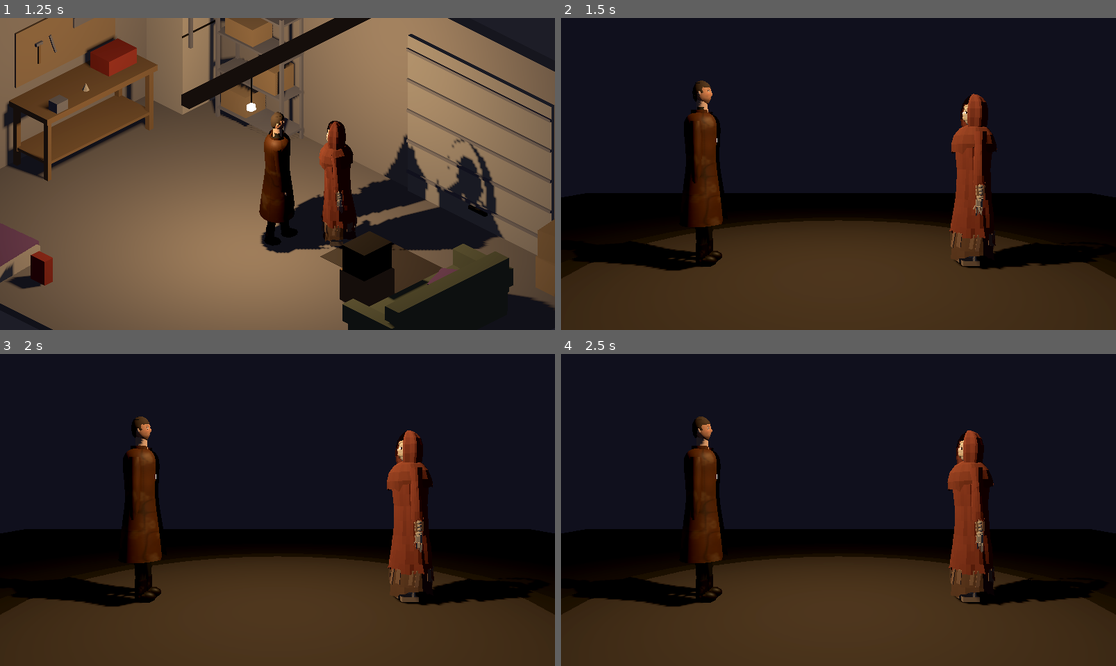
Above: before the commit, frames 1-4 (two rows, left to right).
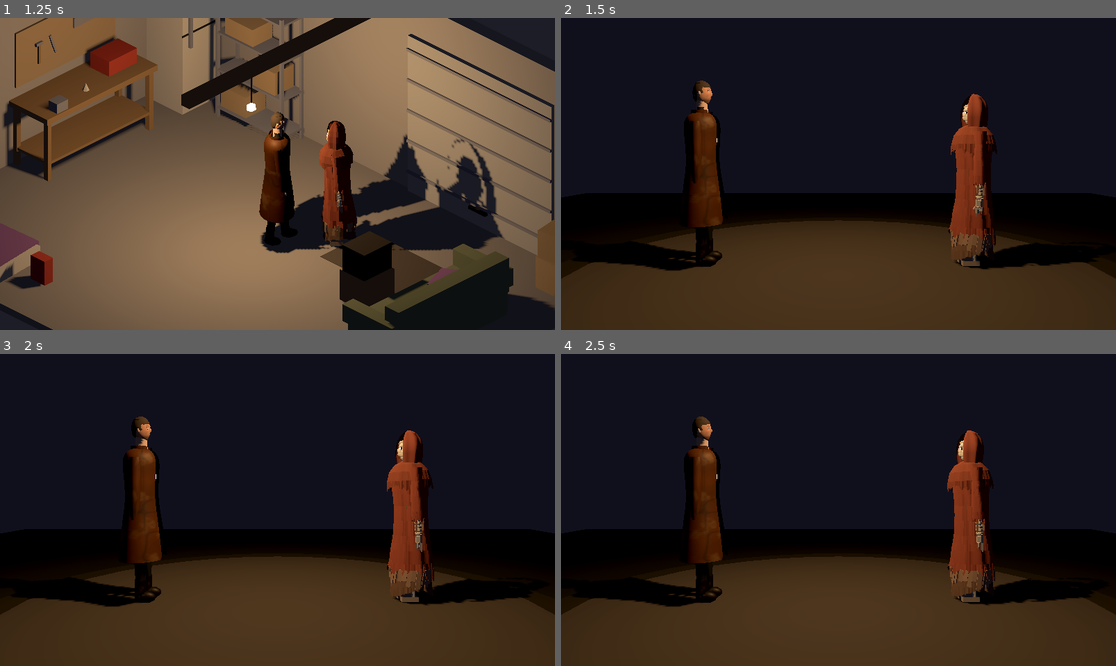
Above: after the commit, the same moments.

Repository: klhall1987/eldritch-tactics
Game: Godot game, scene res://scenes/main.tscn
Two runs of this game, one before a commit and one after it. Both use one fixed random seed, a clock stepped at 60 frames per second and the inputs below.
Inputs (mouse positions are in pixels of both pictures, inside the frame that each line leads up to):
- Up to frame 1 (1.25 s): tap Enter at 0.5 s; move the mouse to (399, 158) at 0.52 s; hold D (move_right) from 0.53 s (still down); hold Shift from 0.53 s (still down); click (399, 158) at 0.67 s
- Up to frame 2 (1.5 s): release D (move_right) at 1.25 s; release Shift at 1.25 s; drag from (727, 189) to (810, 236) at 1.27 s
- Up to frame 3 (2 s): no input
- Up to frame 4 (2.5 s): move the mouse to (894, 441) at 2.02 s; hold D (move_right) from 2.03 s (still down); tap Ctrl at 2.1 s

Frame 1 is identical in both runs. In frame 2, 0.5% of the frame differs, in the area x 69-89%, y 24-81%; in frame 3, 0.5%; in frame 4, 0.5%.

Commit message:
Update Cultist combat model

Diff:
--- a/scenes/combat.tscn
+++ b/scenes/combat.tscn
@@ -2,7 +2,7 @@
 
 [ext_resource type="Script" path="res://scripts/combat.gd" id="1_combat"]
 [ext_resource type="PackedScene" uid="uid://dc2js3wb5xuy3" path="res://assets/models/characters/detective_combat.glb" id="2_detective"]
-[ext_resource type="PackedScene" uid="uid://c5mx8nhifwxod" path="res://assets/models/characters/cultist.glb" id="3_cultist"]
+[ext_resource type="PackedScene" uid="uid://bsy0voq5d0a77" path="res://assets/models/characters/cultist_combat.glb" id="3_cultist"]
 [ext_resource type="Script" path="res://scripts/flicker_light.gd" id="4_flicker"]
 
 [sub_resource type="Environment" id="Environment_combat"]
--- /dev/null
+++ b/tests/unit/test_cultist_combat_model.gd
@@ -0,0 +1,198 @@
+extends GutTest
+# The cultist's combat model (ticket #33): a more detailed cultist_combat.glb, built by the same
+# script at a higher detail level, used by the combat screen, while the garage keeps cultist.glb.
+# It's measured the way #22's tests (tests/unit/test_cultist_detail.gd) measure the garage model.
+
+const GARAGE_MODEL := "res://assets/models/characters/cultist.glb"
+const COMBAT_MODEL := "res://assets/models/characters/cultist_combat.glb"
+const COMBAT_SCENE := "res://scenes/combat.tscn"
+const FACE_PREFIXES := ["face", "skin"]
+const CLOTHES_PREFIXES := ["robe", "rag", "wrap"]
+
+
+# Loads and instantiates a model, or returns null (after failing the test).
+func _model(path: String) -> Node3D:
+	var packed: PackedScene = load(path)
+	assert_not_null(packed, "the model %s loads" % path)
+	if packed == null:
+		return null
+	var model := packed.instantiate() as Node3D
+	add_child_autofree(model)
+	return model
+
+
+# Every surface of a model as {"material": String, "emissive": bool, "points":
+# PackedVector3Array (in the model's space), "triangles": Array of [Vector3, Vector3, Vector3]}.
+func _surfaces(model: Node3D) -> Array:
+	var surfaces := []
+	for mi: MeshInstance3D in model.find_children("*", "MeshInstance3D", true, false):
+		var to_model := model.global_transform.affine_inverse() * mi.global_transform
+		for s in mi.mesh.get_surface_count():
+			var arrays := mi.mesh.surface_get_arrays(s)
+			var points := PackedVector3Array()
+			for v in arrays[Mesh.ARRAY_VERTEX]:
+				points.append(to_model * v)
+			var indices = arrays[Mesh.ARRAY_INDEX]
+			if indices == null or indices.is_empty():
+				indices = range(points.size())
+			var triangles := []
+			for t in range(0, indices.size() - 2, 3):
+				triangles.append([points[indices[t]], points[indices[t + 1]], points[indices[t + 2]]])
+			var material := mi.get_active_material(s) as BaseMaterial3D
+			surfaces.append({
+				"material": material.resource_name if material != null else "",
+				"emissive": material != null and material.emission_enabled,
+				"points": points,
+				"triangles": triangles,
+			})
+	return surfaces
+
+
+func _is(surface: Dictionary, prefixes: Array) -> bool:
+	for prefix: String in prefixes:
+		if String(surface.material).begins_with(prefix):
+			return true
+	return false
+
+
+func _bounds(surfaces: Array) -> AABB:
+	var box := AABB()
+	var first := true
+	for surface in surfaces:
+		for p: Vector3 in surface.points:
+			box = AABB(p, Vector3.ZERO) if first else box.expand(p)
+			first = false
+	return box
+
+
+func _triangles(surfaces: Array) -> int:
+	var total := 0
+	for surface in surfaces:
+		total += surface.triangles.size()
+	return total
+
+
+# Face and skin triangles in the top 25% of the height, as #22 counts them.
+func _face_triangles(surfaces: Array) -> int:
+	var box := _bounds(surfaces)
+	var face_line := box.position.y + 0.75 * box.size.y
+	var count := 0
+	for surface in surfaces:
+		if _is(surface, FACE_PREFIXES) and not _is(surface, CLOTHES_PREFIXES):
+			for tri in surface.triangles:
+				if (tri[0] + tri[1] + tri[2]).y / 3.0 >= face_line:
+					count += 1
+	return count
+
+
+func _direction(p: Vector3) -> float:
+	return fposmod(rad_to_deg(atan2(p.x, p.z)), 360.0)
+
+
+func _bone_names(model: Node) -> Array:
+	var names := []
+	for skeleton: Skeleton3D in model.find_children("*", "Skeleton3D", true, false):
+		for i in skeleton.get_bone_count():
+			names.append(skeleton.get_bone_name(i))
+	names.sort()
+	return names
+
+
+# Given the project, when res://assets/models/characters/cultist_combat.glb is loaded, then it
+# loads, and has at least twice as many triangles as cultist.glb and at most 40000.
+func test_combat_model_is_twice_as_detailed():
+	var garage := _model(GARAGE_MODEL)
+	var combat := _model(COMBAT_MODEL)
+	if garage == null or combat == null:
+		return
+	var garage_triangles := _triangles(_surfaces(garage))
+	var combat_triangles := _triangles(_surfaces(combat))
+	assert_gte(combat_triangles, 2 * garage_triangles,
+		"the combat model has at least twice the garage model's %d triangles (has %d)" % [garage_triangles, combat_triangles])
+	assert_lte(combat_triangles, 40000, "the combat model has at most 40000 triangles (has %d)" % combat_triangles)
+
+
+# Given the combat model, when its clothes and face are measured the way #22's tests measure the
+# garage model, then it is still rounded and ragged (at least 16 directions at 0.5-0.7 m, at least 3
+# clothes materials, a hem spread of at least 0.08 m), with at least twice the garage model's face
+# triangles.
+func test_combat_model_is_still_rounded_and_ragged_with_a_finer_face():
+	var garage := _model(GARAGE_MODEL)
+	var combat := _model(COMBAT_MODEL)
+	if garage == null or combat == null:
+		return
+	var surfaces := _surfaces(combat)
+	var directions := {}
+	var lowest := {}  # sector -> lowest clothes height in it
+	var materials := {}
+	for surface in surfaces:
+		if not _is(surface, CLOTHES_PREFIXES):
+			continue
+		materials[surface.material] = true
+		for p: Vector3 in surface.points:
+			if p.y >= 0.5 and p.y <= 0.7:
+				directions[int(_direction(p) / 5.0)] = true
+			var sector := int(_direction(p) / 22.5) % 16
+			lowest[sector] = minf(lowest.get(sector, INF), p.y)
+	assert_gte(directions.size(), 16, "the clothes at 0.5-0.7 m face at least 16 directions (face %d)" % directions.size())
+	assert_gte(materials.size(), 3, "the clothes use at least 3 materials (use %s)" % [materials.keys()])
+	assert_eq(lowest.size(), 16, "the clothes reach all 16 sectors around the cultist")
+	if lowest.size() == 16:
+		var hem: Array = lowest.values()
+		assert_gte(hem.max() - hem.min(), 0.08, "the hem is ragged (spread %.3f m)" % (hem.max() - hem.min()))
+	var garage_face := _face_triangles(_surfaces(garage))
+	var combat_face := _face_triangles(surfaces)
+	assert_gte(combat_face, 2 * garage_face,
+		"the face has at least twice the garage model's %d triangles (has %d)" % [garage_face, combat_face])
+
+
+# Given the combat model, when it is compared with cultist.glb, then it has the same height (within
+# 2 cm), the same bone names, and looping idle and walk clips, and its only emissive material is
+# the eyes.
+func test_combat_model_matches_the_garage_model():
+	var garage := _model(GARAGE_MODEL)
+	var combat := _model(COMBAT_MODEL)
+	if garage == null or combat == null:
+		return
+	var surfaces := _surfaces(combat)
+	assert_almost_eq(_bounds(surfaces).size.y, _bounds(_surfaces(garage)).size.y, 0.02,
+		"the combat model is as tall as the garage model")
+	var bones := _bone_names(combat)
+	assert_gt(bones.size(), 0, "the combat model has a skeleton")
+	assert_eq(bones, _bone_names(garage), "the combat model has the same bones")
+	var players := combat.find_children("*", "AnimationPlayer", true, false)
+	assert_eq(players.size(), 1, "the combat model has one AnimationPlayer")
+	if not players.is_empty():
+		var player := players[0] as AnimationPlayer
+		for clip in ["idle", "walk"]:
+			assert_true(player.has_animation(clip), "the combat model has %s" % clip)
+			if player.has_animation(clip):
+				assert_ne(player.get_animation(clip).loop_mode, Animation.LOOP_NONE, "%s loops" % clip)
+	var glowing := []
+	for surface in surfaces:
+		if surface.emissive:
+			glowing.append(surface.material)
+	assert_gt(glowing.size(), 0, "the eyes glow")
+	for material: String in glowing:
+		assert_true(material.begins_with("eye"), "only the eyes glow (%s does too)" % material)
+
+
+# Given the combat scene, when its Cultist is inspected, then it is an instance of
+# cultist_combat.glb, while the garage's Cultist is still an instance of cultist.glb.
+func test_combat_scene_uses_the_combat_model():
+	var combat_scene: PackedScene = load(COMBAT_SCENE)
+	assert_not_null(combat_scene, "the combat scene loads")
+	if combat_scene != null:
+		var combat := combat_scene.instantiate()
+		add_child_autofree(combat)
+		var cultist := combat.find_child("Cultist", true, false)
+		assert_not_null(cultist, "the combat scene has the Cultist")
+		if cultist != null:
+			assert_eq(cultist.scene_file_path, COMBAT_MODEL, "the combat scene's Cultist is the combat model")
+	var main_scene: PackedScene = load(ProjectSettings.get_setting("application/run/main_scene"))
+	var main := main_scene.instantiate()
+	add_child_autofree(main)
+	var garage_cultist := main.find_child("Cultist", true, false)
+	assert_not_null(garage_cultist, "the garage has the Cultist")
+	if garage_cultist != null:
+		assert_eq(garage_cultist.scene_file_path, GARAGE_MODEL, "the garage's Cultist is still cultist.glb")
Binary file added: art/previews/cultist_combat_front.png
Binary file added: art/previews/cultist_combat_iso.png
Binary file added: art/previews/cultist_combat_side.png
Binary file added: assets/models/characters/cultist_combat.glb
Not shown, added: assets/models/characters/cultist_combat.glb.import
Not shown, added: tests/unit/test_cultist_combat_model.gd.uid
Not shown, changed: art/blender/characters/cultist.py
